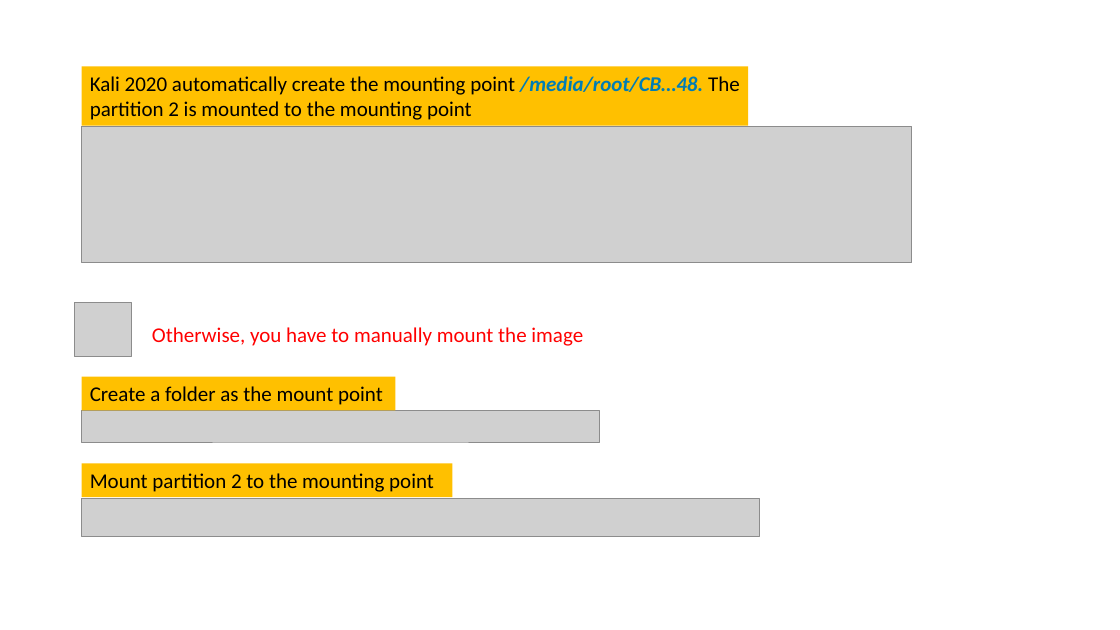
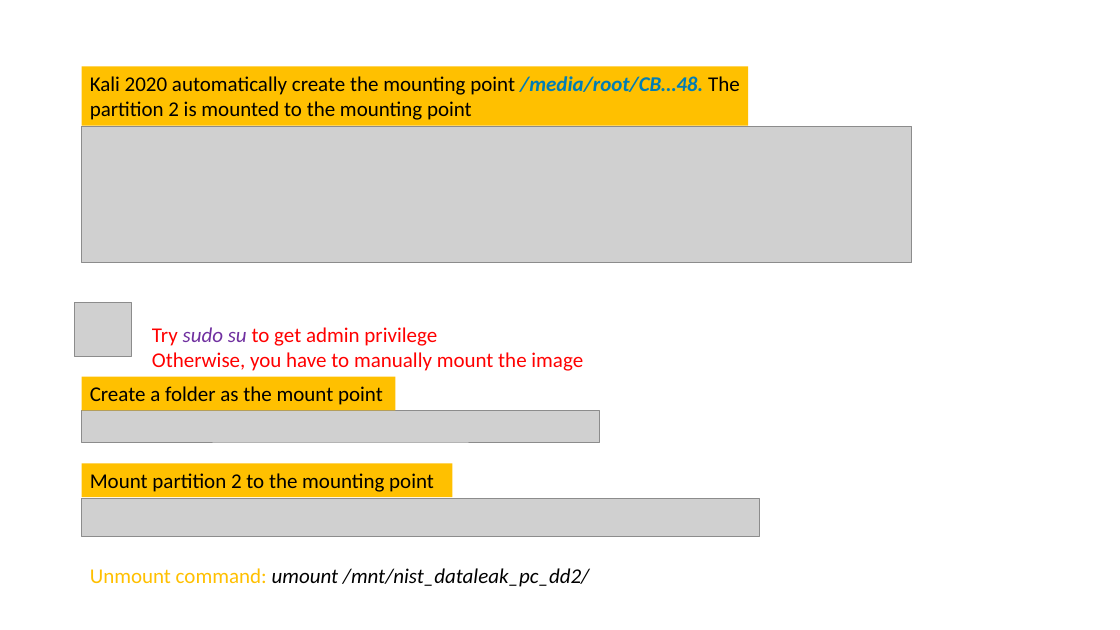
Before and after one commit to frankwxu/digital-forensics-lab, a slide deck: slide 22 of NIST_Data_Leakage_Case/NIST_Data_Leakage_00_Env_Setting.pptx (slide 21 before the commit). Drawn at 1120x630 pixels with LibreOffice and Linux fonts; fonts in the diff are those of the drawing; grey boxes stand for pictures; background and template pictures are left out. Boxes give left, top, right and bottom in pixels: in the first picture for what was removed or moved away, otherwise in the second. Text is boxed around its words. In the diff, an @@ line names an element or a change of style, - is before the commit and + after.

```diff
--- a/NIST_Data_Leakage_Case/NIST_Data_Leakage_00_Env_Setting.pptx
+++ b/NIST_Data_Leakage_Case/NIST_Data_Leakage_00_Env_Setting.pptx
@@ text at (x1=152, y1=327, x2=437, y2=346): paragraph added @@
+Try sudo su to get admin privilege
@@ text added at (x1=90, y1=568, x2=589, y2=587), 18 pt, text #000000, italic @@
+Unmount command: umount /mnt/nist_dataleak_pc_dd2/
```
Also in this commit, not shown: 11 other slides changed, 1 slide added, 10 other files.
